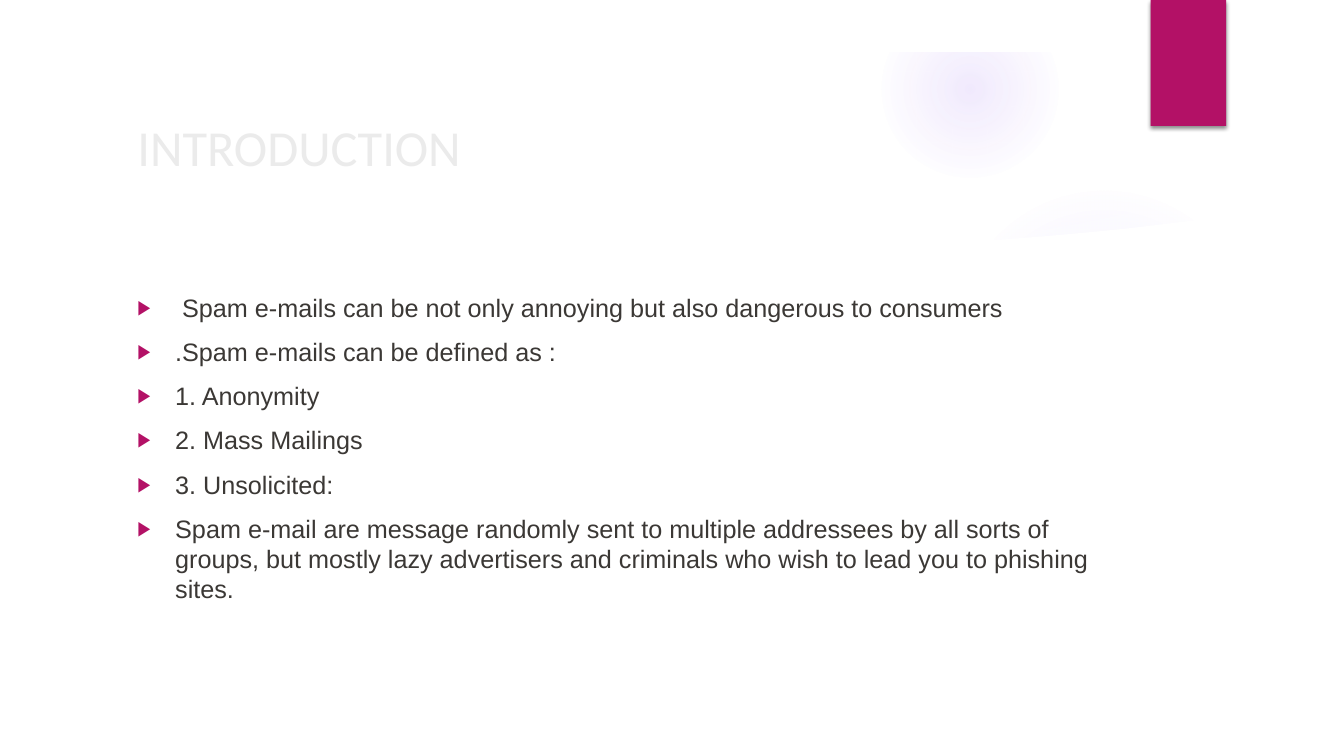
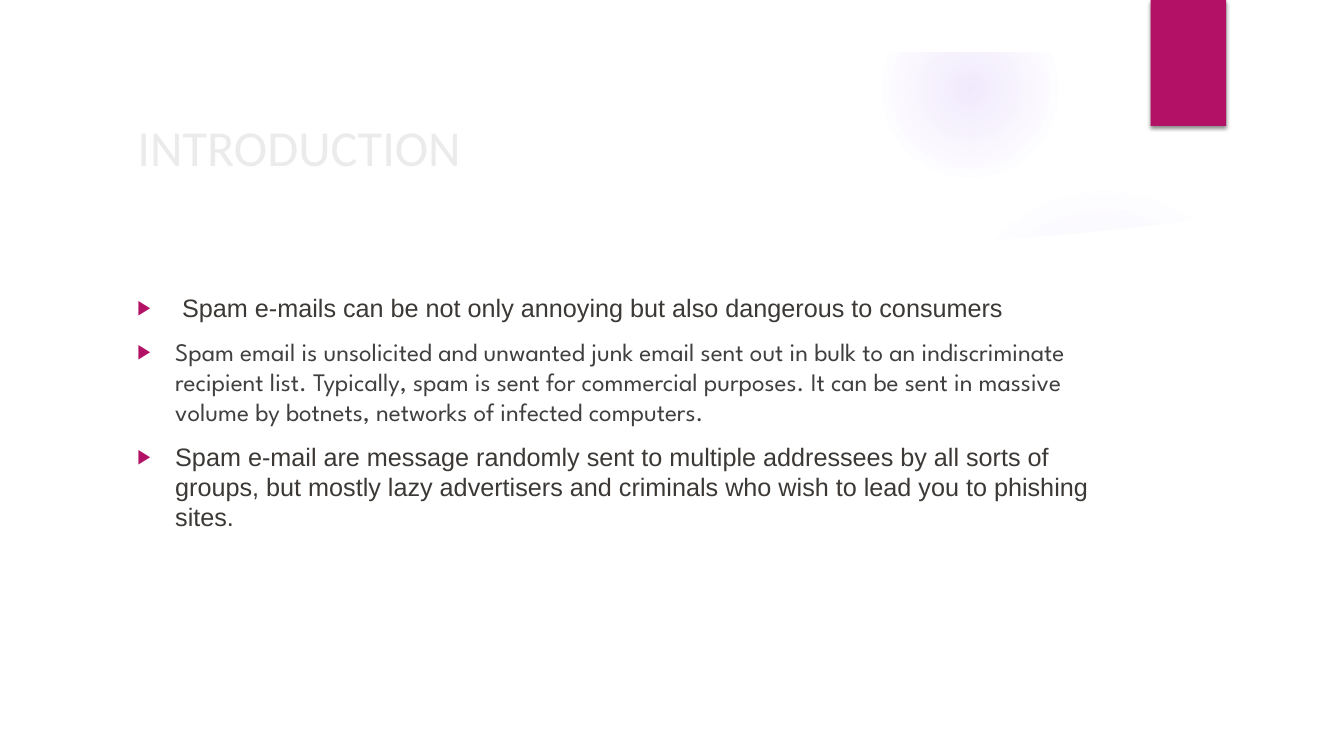
Before and after one commit to Nagaraj-U/NLP-Mini-Project-Email-Spam-Classifier, a slide deck: slide 2 of NLP MINI-PROJECT.pptx. Drawn at 1344x756 pixels with LibreOffice and Linux fonts; fonts in the diff are those of the drawing; background and template pictures are left out. Boxes give left, top, right and bottom in pixels: in the first picture for what was removed or moved away, otherwise in the second. Text is boxed around its words. In the diff, an @@ line names an element or a change of style, - is before the commit and + after.

```diff
--- a/NLP MINI-PROJECT.pptx
+++ b/NLP MINI-PROJECT.pptx
@@ text at <box>175,343,1065,427</box>: text changed; font Arial to League Spartan; text colour #3B3835 to #404040 @@
-▶ .Spam e-mails can be defined as :
-▶ 1. Anonymity
-▶ 2. Mass Mailings
-▶ 3. Unsolicited:
+▶ Spam email is unsolicited and unwanted junk email sent out in bulk to an indiscriminate recipient list. Typically, spam is sent for commercial purposes. It can be sent in massive volume by botnets, networks of infected computers.
```
Also in this commit, not shown: 2 other slides changed, 1 slide added, 1 slide removed.
